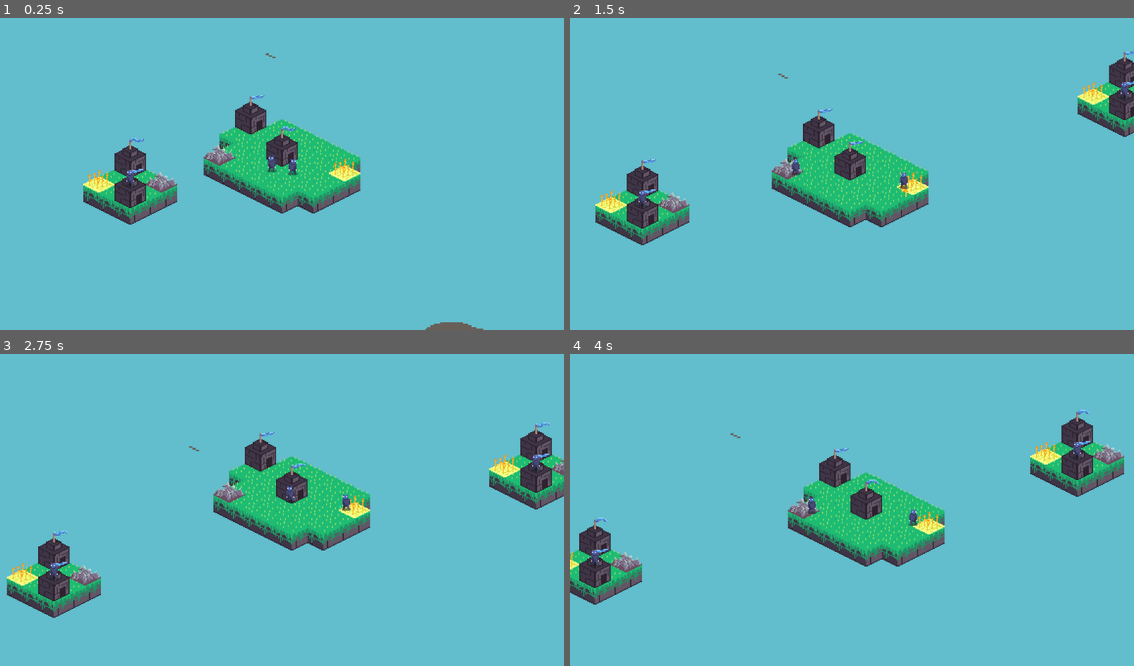
Above: before the commit, frames 1-4 (two rows, left to right).
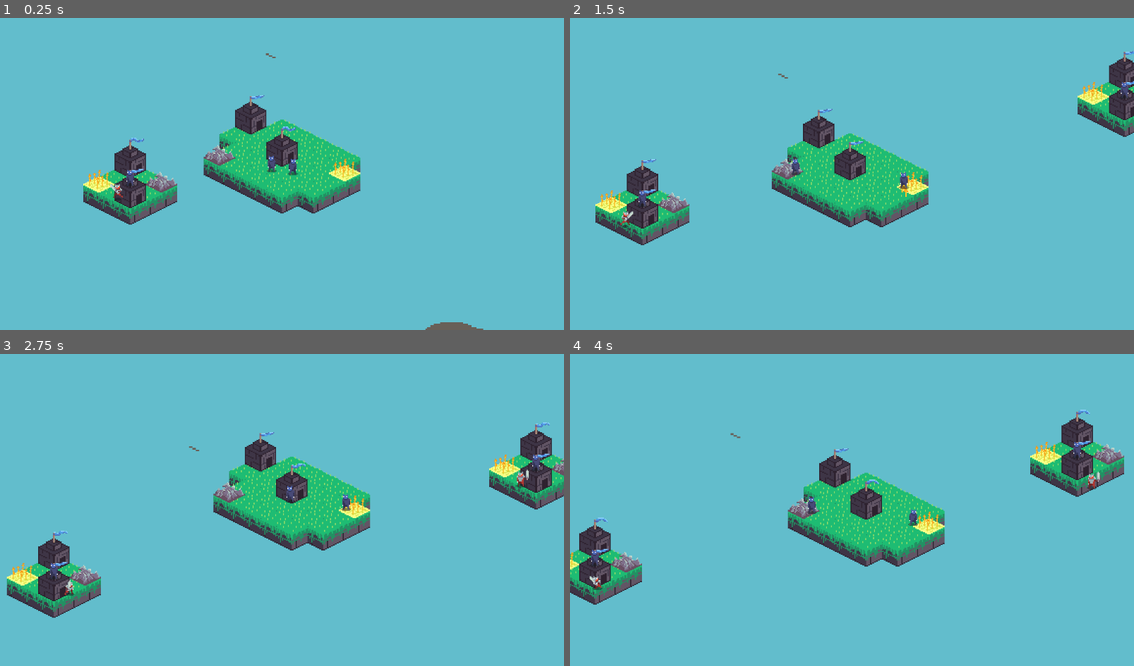
Above: after the commit, the same moments.

Repository: SuperSheaff/Ludum-Dare-55
Game: Godot game, scene res://world/world.tscn
Two runs of this game, one before a commit and one after it. Both use one fixed random seed, a clock stepped at 60 frames per second and the inputs below. This scene is started directly instead of the project's main scene. Sound files missing from this copy of the repository are replaced by a short silence.
Inputs (mouse positions are in pixels of both pictures, inside the frame that each line leads up to):
- Up to frame 1 (0.25 s): no input
- Up to frame 2 (1.5 s): tap Enter at 0.5 s; move the mouse to (976, 155) at 0.52 s; hold Space (summon) 0.53-1.28 s; move the mouse to (739, 186) at 1.27 s; tap Space (summon) at 1.35 s
- Up to frame 3 (2.75 s): move the mouse to (338, 438) at 2.02 s; hold Space (summon) from 2.03 s (still down)
- Up to frame 4 (4 s): move the mouse to (823, 572) at 2.77 s; release Space (summon) at 2.78 s; tap Space (summon) at 2.85 s; move the mouse to (1021, 556) at 3.52 s; hold Space (summon) from 3.53 s (still down)

The runs differ from the first frame. In frame 1, less than 0.1% of the frame differs, in the area x 19-22%, y 53-58%; in frame 2, less than 0.1%; in frame 3, 0.1%; in frame 4, 0.1%, in the area x 3-94%, y 37-76%.

Commit message:
adding enemy dudes

Diff:
--- a/Scenes/Characters/dude.tscn
+++ b/Scenes/Characters/dude.tscn
@@ -29,6 +29,23 @@
 "values": [0]
 }
 
+[sub_resource type="Animation" id="Animation_w1jgg"]
+resource_name = "enemy_idle"
+length = 0.8
+loop_mode = 1
+tracks/0/type = "value"
+tracks/0/imported = false
+tracks/0/enabled = true
+tracks/0/path = NodePath("Sprite2D:frame")
+tracks/0/interp = 1
+tracks/0/loop_wrap = true
+tracks/0/keys = {
+"times": PackedFloat32Array(0, 0.2, 0.4, 0.6),
+"transitions": PackedFloat32Array(1, 1, 1, 1),
+"update": 1,
+"values": [47, 48, 49, 50]
+}
+
 [sub_resource type="Animation" id="Animation_yo22e"]
 resource_name = "idle"
 length = 0.8
@@ -95,40 +112,6 @@
 "transitions": PackedFloat32Array(1, 1, 1, 1, 1, 1, 1, 1),
 "update": 1,
 "values": [20, 21, 22, 23, 24, 25, 26, 27]
-}
-
-[sub_resource type="Animation" id="Animation_0nde8"]
-resource_name = "warrior_idle"
-length = 0.8
-loop_mode = 1
-tracks/0/type = "value"
-tracks/0/imported = false
-tracks/0/enabled = true
-tracks/0/path = NodePath("Sprite2D:frame")
-tracks/0/interp = 1
-tracks/0/loop_wrap = true
-tracks/0/keys = {
-"times": PackedFloat32Array(0, 0.2, 0.4, 0.6),
-"transitions": PackedFloat32Array(1, 1, 1, 1),
-"update": 1,
-"values": [28, 29, 30, 31]
-}
-
-[sub_resource type="Animation" id="Animation_rk5jh"]
-resource_name = "warrior_move"
-length = 0.8
-loop_mode = 1
-tracks/0/type = "value"
-tracks/0/imported = false
-tracks/0/enabled = true
-tracks/0/path = NodePath("Sprite2D:frame")
-tracks/0/interp = 1
-tracks/0/loop_wrap = true
-tracks/0/keys = {
-"times": PackedFloat32Array(0, 0.1, 0.2, 0.3, 0.4, 0.5, 0.6, 0.7),
-"transitions": PackedFloat32Array(1, 1, 1, 1, 1, 1, 1, 1),
-"update": 1,
-"values": [32, 33, 34, 35, 36, 37, 38, 39]
 }
 
 [sub_resource type="Animation" id="Animation_q71rj"]
@@ -148,8 +131,8 @@
 "values": [39, 40, 41, 42, 43, 44, 45]
 }
 
-[sub_resource type="Animation" id="Animation_w1jgg"]
-resource_name = "enemy_idle"
+[sub_resource type="Animation" id="Animation_0nde8"]
+resource_name = "warrior_idle"
 length = 0.8
 loop_mode = 1
 tracks/0/type = "value"
@@ -162,7 +145,24 @@
 "times": PackedFloat32Array(0, 0.2, 0.4, 0.6),
 "transitions": PackedFloat32Array(1, 1, 1, 1),
 "update": 1,
-"values": [47, 48, 49, 50]
+"values": [28, 29, 30, 31]
+}
+
+[sub_resource type="Animation" id="Animation_rk5jh"]
+resource_name = "warrior_move"
+length = 0.8
+loop_mode = 1
+tracks/0/type = "value"
+tracks/0/imported = false
+tracks/0/enabled = true
+tracks/0/path = NodePath("Sprite2D:frame")
+tracks/0/interp = 1
+tracks/0/loop_wrap = true
+tracks/0/keys = {
+"times": PackedFloat32Array(0, 0.1, 0.2, 0.3, 0.4, 0.5, 0.6, 0.7),
+"transitions": PackedFloat32Array(1, 1, 1, 1, 1, 1, 1, 1),
+"update": 1,
+"values": [32, 33, 34, 35, 36, 37, 38, 39]
 }
 
 [sub_resource type="AnimationLibrary" id="AnimationLibrary_vlvy0"]
--- /dev/null
+++ b/Scenes/Characters/enemy.tscn
@@ -0,0 +1,109 @@
+[gd_scene load_steps=11 format=3 uid="uid://cx2piql14px8h"]
+
+[ext_resource type="Texture2D" uid="uid://jsvgdp00ty3l" path="res://Sprites/Little Dude/LittleDude-Sheet.png" id="1_7ncpv"]
+[ext_resource type="Script" path="res://Scripts/Enemy/enemy.gd" id="1_wiw45"]
+[ext_resource type="Script" path="res://Scripts/Enemy/enemy_state_machine.gd" id="2_x82u4"]
+[ext_resource type="Script" path="res://Scripts/Enemy/States/enemy_warrior_pause.gd" id="3_phcae"]
+[ext_resource type="Script" path="res://Scripts/Enemy/States/enemy_warrior_roam.gd" id="4_xqv4u"]
+
+[sub_resource type="Animation" id="Animation_hrf0y"]
+length = 0.001
+tracks/0/type = "value"
+tracks/0/imported = false
+tracks/0/enabled = true
+tracks/0/path = NodePath("Sprite2D:frame")
+tracks/0/interp = 1
+tracks/0/loop_wrap = true
+tracks/0/keys = {
+"times": PackedFloat32Array(0),
+"transitions": PackedFloat32Array(1),
+"update": 1,
+"values": [51]
+}
+
+[sub_resource type="Animation" id="Animation_joo3p"]
+resource_name = "enemy_warrior_attack"
+length = 0.7
+loop_mode = 1
+tracks/0/type = "value"
+tracks/0/imported = false
+tracks/0/enabled = true
+tracks/0/path = NodePath("Sprite2D:frame")
+tracks/0/interp = 1
+tracks/0/loop_wrap = true
+tracks/0/keys = {
+"times": PackedFloat32Array(0, 0.1, 0.2, 0.3, 0.4, 0.5, 0.6),
+"transitions": PackedFloat32Array(1, 1, 1, 1, 1, 1, 1),
+"update": 1,
+"values": [63, 64, 65, 66, 67, 68, 69]
+}
+
+[sub_resource type="Animation" id="Animation_utw71"]
+resource_name = "enemy_warrior_idle"
+length = 0.8
+loop_mode = 1
+tracks/0/type = "value"
+tracks/0/imported = false
+tracks/0/enabled = true
+tracks/0/path = NodePath("Sprite2D:frame")
+tracks/0/interp = 1
+tracks/0/loop_wrap = true
+tracks/0/keys = {
+"times": PackedFloat32Array(0, 0.2, 0.4, 0.6),
+"transitions": PackedFloat32Array(1, 1, 1, 1),
+"update": 1,
+"values": [51, 52, 53, 54]
+}
+
+[sub_resource type="Animation" id="Animation_g2s6m"]
+resource_name = "enemy_warrior_move"
+length = 0.8
+loop_mode = 1
+tracks/0/type = "value"
+tracks/0/imported = false
+tracks/0/enabled = true
+tracks/0/path = NodePath("Sprite2D:frame")
+tracks/0/interp = 1
+tracks/0/loop_wrap = true
+tracks/0/keys = {
+"times": PackedFloat32Array(0, 0.1, 0.2, 0.3, 0.4, 0.5, 0.6, 0.7),
+"transitions": PackedFloat32Array(1, 1, 1, 1, 1, 1, 1, 1),
+"update": 1,
+"values": [55, 56, 57, 58, 59, 60, 61, 62]
+}
+
+[sub_resource type="AnimationLibrary" id="AnimationLibrary_nimw5"]
+_data = {
+"RESET": SubResource("Animation_hrf0y"),
+"enemy_warrior_attack": SubResource("Animation_joo3p"),
+"enemy_warrior_idle": SubResource("Animation_utw71"),
+"enemy_warrior_move": SubResource("Animation_g2s6m")
+}
+
+[node name="Enemy" type="CharacterBody2D"]
+script = ExtResource("1_wiw45")
+
+[node name="Sprite2D" type="Sprite2D" parent="."]
+texture = ExtResource("1_7ncpv")
+hframes = 9
+vframes = 8
+frame = 51
+
+[node name="AnimationPlayer" type="AnimationPlayer" parent="."]
+libraries = {
+"": SubResource("AnimationLibrary_nimw5")
+}
+
+[node name="Statemachine" type="Node" parent="." node_paths=PackedStringArray("initial_state")]
+script = ExtResource("2_x82u4")
+initial_state = NodePath("EnemyWarriorRoam")
+
+[node name="EnemyWarriorPause" type="Node" parent="Statemachine" node_paths=PackedStringArray("enemy", "enemy_animator")]
+script = ExtResource("3_phcae")
+enemy = NodePath("../..")
+enemy_animator = NodePath("../../AnimationPlayer")
+
+[node name="EnemyWarriorRoam" type="Node" parent="Statemachine" node_paths=PackedStringArray("enemy", "enemy_animator")]
+script = ExtResource("4_xqv4u")
+enemy = NodePath("../..")
+enemy_animator = NodePath("../../AnimationPlayer")
--- a/Scripts/Dude/States/Hostage/dude_hostage.gd
+++ b/Scripts/Dude/States/Hostage/dude_hostage.gd
@@ -10,9 +10,6 @@
 
 	if has_parent_named(self, "Player"):
 		Transitioned.emit(self, "IdleRoam")
-	else:
-		print("not")
-	#Need to make a check here for any enemy warriors, if none convert to idleroam state
 
 func Physics_Update(delta: float):
 	super.Physics_Update(delta)
--- /dev/null
+++ b/Scripts/Enemy/States/enemy_warrior.gd
@@ -0,0 +1,28 @@
+extends EnemyState
+class_name EnemyWarrior
+
+var task
+
+#func Update(delta: float):
+	#
+	#task = dude.check_for_task()
+	#
+	#if task is Food:
+		#dude.set_task(task)
+		#Transitioned.emit(self, "MoveToFood")
+		#print("Received Food task")
+		#
+	#elif task is Ore:
+		#dude.set_task(task)
+		#Transitioned.emit(self, "MoveToOre")
+		#print("Received Ore task")
+
+	#elif task is Pray:
+		#dude.set_task(task)
+		#Transitioned.emit(self, "MoveToPray")
+		#print("Received Pray task")
+
+	#elif task is Fight:
+		#dude.set_task(task)
+		#Transitioned.emit(self, "MoveToFight")
+		#print("Received Fight task")
--- /dev/null
+++ b/Scripts/Enemy/States/enemy_warrior_pause.gd
@@ -0,0 +1,29 @@
+extends EnemyWarrior
+class_name EnemyWarriorPause
+
+var pause_time : float
+
+func Enter():
+	super.Enter()
+
+	randomize_pause()
+	enemy_animator.play("enemy_warrior_idle")
+
+func Update(delta: float):
+	super.Update(delta)
+
+	if pause_time > 0:
+		pause_time -= delta
+
+	else:
+		Transitioned.emit(self, "EnemyWarriorRoam")
+
+func Physics_Update(delta: float):
+	super.Physics_Update(delta)
+
+	if enemy:
+		enemy.velocity = Vector2.ZERO
+
+func randomize_pause():
+	move_direction = Vector2(randf_range(-1, 1), randf_range(-1, 1)).normalized()
+	pause_time = randf_range(0, 1)
--- /dev/null
+++ b/Scripts/Enemy/States/enemy_warrior_roam.gd
@@ -0,0 +1,33 @@
+extends EnemyWarrior
+class_name EnemyWarriorRoam
+
+var target_position: Vector2
+
+func Enter():
+	super.Enter()
+	randomize_wander()
+	enemy_animator.play("enemy_warrior_move")
+
+func Update(delta: float):
+	super.Update(delta)
+
+	if enemy.position.distance_to(target_position) < 10.0:
+		Transitioned.emit(self, "EnemyWarriorPause")
+
+func Physics_Update(delta: float):
+	super.Physics_Update(delta)
+	if enemy and target_position != null:
+		var direction = (target_position - enemy.position).normalized()
+		enemy.velocity = direction * move_speed
+
+func randomize_wander():
+	var tilemap = enemy.island.tilemap
+	var valid_cells = enemy.island.tilemap.get_used_cells(0)
+	var random_cell = valid_cells.pick_random()
+	target_position = tilemap.map_to_local(random_cell) + Vector2(0.0, GameData.TILE_HEIGHT)
+
+func is_within_tilemap_bounds(position):
+	var tilemap = enemy.island.tilemap
+	var local_position = tilemap.to_local(position)
+	var cell = tilemap.local_to_map(local_position)
+	return tilemap.get_cell_source_id(0, cell) != -1
--- /dev/null
+++ b/Scripts/Enemy/enemy.gd
@@ -0,0 +1,14 @@
+extends CharacterBody2D
+class_name Enemy
+
+var island = null
+
+func _physics_process(delta):
+	move_and_slide()
+	check_and_flip_sprite()
+
+func check_and_flip_sprite():
+	if velocity.x > 0:
+		$Sprite2D.flip_h = false
+	else:
+		$Sprite2D.flip_h = true
--- /dev/null
+++ b/Scripts/Enemy/enemy_state.gd
@@ -0,0 +1,22 @@
+extends Node
+class_name EnemyState
+
+signal Transitioned
+
+@export var enemy: CharacterBody2D
+@export var enemy_animator: AnimationPlayer
+@export var move_speed := 300.0
+
+var move_direction : Vector2
+
+func Enter():
+	pass
+
+func Exit():
+	pass
+
+func Update(_delta: float):
+	pass
+
+func Physics_Update(_delta: float):
+	pass
--- /dev/null
+++ b/Scripts/Enemy/enemy_state_machine.gd
@@ -0,0 +1,47 @@
+extends Node
+
+@export var initial_state : EnemyState
+
+var current_state : EnemyState
+var states : Dictionary = {}
+
+func _ready():
+	for child in get_children():
+		if child is EnemyState:
+			states[child.name.to_lower()] = child
+			child.Transitioned.connect(on_child_transition)
+
+	if initial_state:
+		initial_state.Enter()
+		current_state = initial_state
+
+func _process(delta):
+	if current_state:
+		current_state.Update(delta)
+
+func _physics_process(delta):
+	if current_state:
+		current_state.Physics_Update(delta)
+
+func on_child_transition(state, new_state_name):
+	if state != current_state:
+		return
+
+	var new_state = states.get(new_state_name.to_lower())
+	if !new_state:
+		return
+
+	if current_state:
+		current_state.Exit()
+
+	new_state.Enter()
+
+	current_state = new_state
+
+func change_state(new_state_name):
+	var new_state = states.get(new_state_name.to_lower())
+	if !new_state:
+		return
+
+	current_state.Exit()
+	new_state.Enter()
--- a/world/island.gd
+++ b/world/island.gd
@@ -3,6 +3,7 @@
 @onready var tilemap = get_node("TileMap")
 @onready var area_2d = get_node("Area2D")
 const dude_scene = preload("res://Scenes/Characters/dude.tscn")
+const enemy_scene = preload("res://Scenes/Characters/enemy.tscn")
 const house_scene = preload("res://Scenes/Buildings/house.tscn")
 const food_scene = preload("res://Scenes/Resources/food.tscn")
 const ore_scene = preload("res://Scenes/Resources/ore.tscn")
@@ -26,12 +27,10 @@
 func _process(delta):
 	pass
 
-
 func spawn_dude(is_hostage):
 	if is_hostage:
 		var new_dude = dude_scene.instantiate()
 		new_dude.island = self
-		add_child(new_dude)
 		new_dude.get_node("StateMachine").change_state("Hostage")
 		var house = new_dude.find_nearest_house()
 		AudioManager.play("spawn", -9)
@@ -48,9 +47,10 @@
 			new_dude.house = house
 			add_child(new_dude)
 
-
-
-	# change hostage state
+func spawn_enemy():
+	var new_enemy = enemy_scene.instantiate()
+	new_enemy.island = self
+	add_child(new_enemy)
 
 func get_dudes():
 	var dudes = []
@@ -58,6 +58,13 @@
 		if child is Dude:
 			dudes.append(child)
 	return dudes
+
+func get_enemies():
+	var enemies = []
+	for child in get_children():
+		if child is Enemy:
+			enemies.append(child)
+	return enemies
 
 func get_population():
 	return len(get_dudes())
@@ -134,14 +141,8 @@
 	#barracks.position = tilemap.map_to_local(barracks.coords)
 	add_child(barracks)
 
-
+	spawn_enemy()
 	spawn_dude(true)
-
-	# spawn food
-
-
-
-
 
 # Add a CollisionShape2D corresponding to the given cell
 func _add_collider(cell):
--- a/world/player.gd
+++ b/world/player.gd
@@ -120,6 +120,10 @@
 		change_island_dude(dude)
 		dude.island = self
 
+	for enemy in other_island.get_enemies():
+		change_island_dude(enemy)
+		enemy.island = self
+
 	# Update tilemap and remove other island
 	tilemap.force_update()
 	world.remove_island(other_island)
--- a/world/world.gd
+++ b/world/world.gd
@@ -47,7 +47,6 @@
 	_active_islands.append(isle)
 
 
-
 func remove_island(island):
 	_active_islands.erase(island)
 	island.queue_free()  # Properly remove the island from the scene
